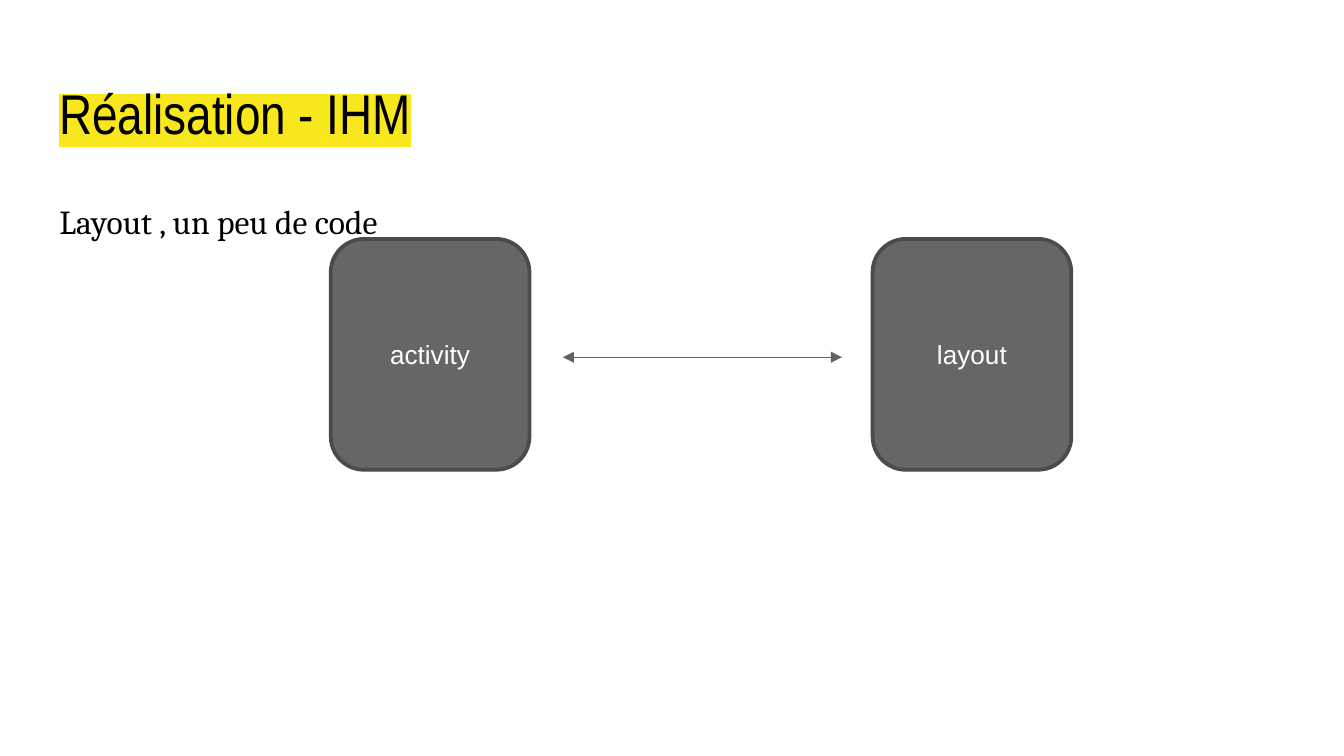
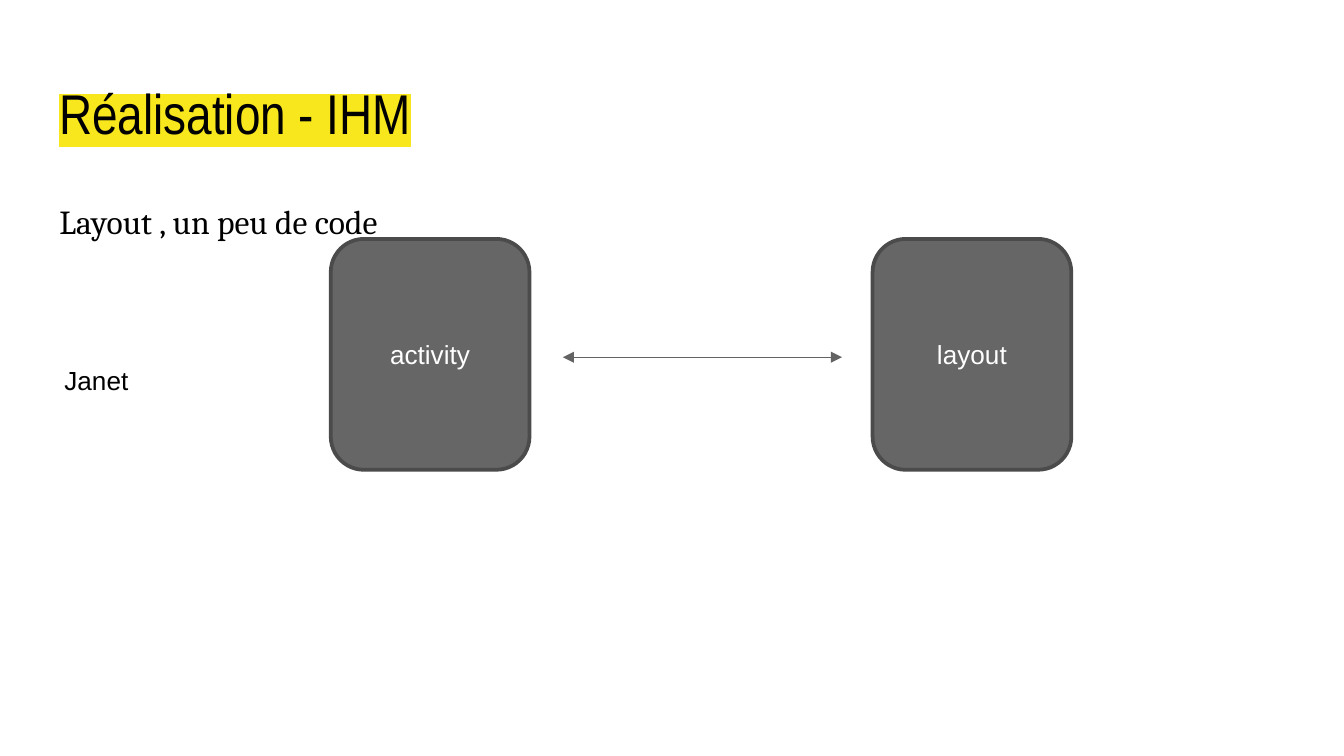
Before and after one commit to Jbemb/NewBorn, a slide deck: slide 13 of presentation_izzy_baby.pptx. Drawn at 1344x756 pixels with LibreOffice and Linux fonts; fonts in the diff are those of the drawing. Boxes give left, top, right and bottom in pixels: in the first picture for what was removed or moved away, otherwise in the second. Text is boxed around its words. In the diff, an @@ line names an element or a change of style, - is before the commit and + after.

```diff
--- a/presentation_izzy_baby.pptx
+++ b/presentation_izzy_baby.pptx
@@ text added at bbox=[64, 372, 128, 391], 14 pt, text #000000 @@
+Janet
```
Also in this commit, not shown: 8 other slides changed.
